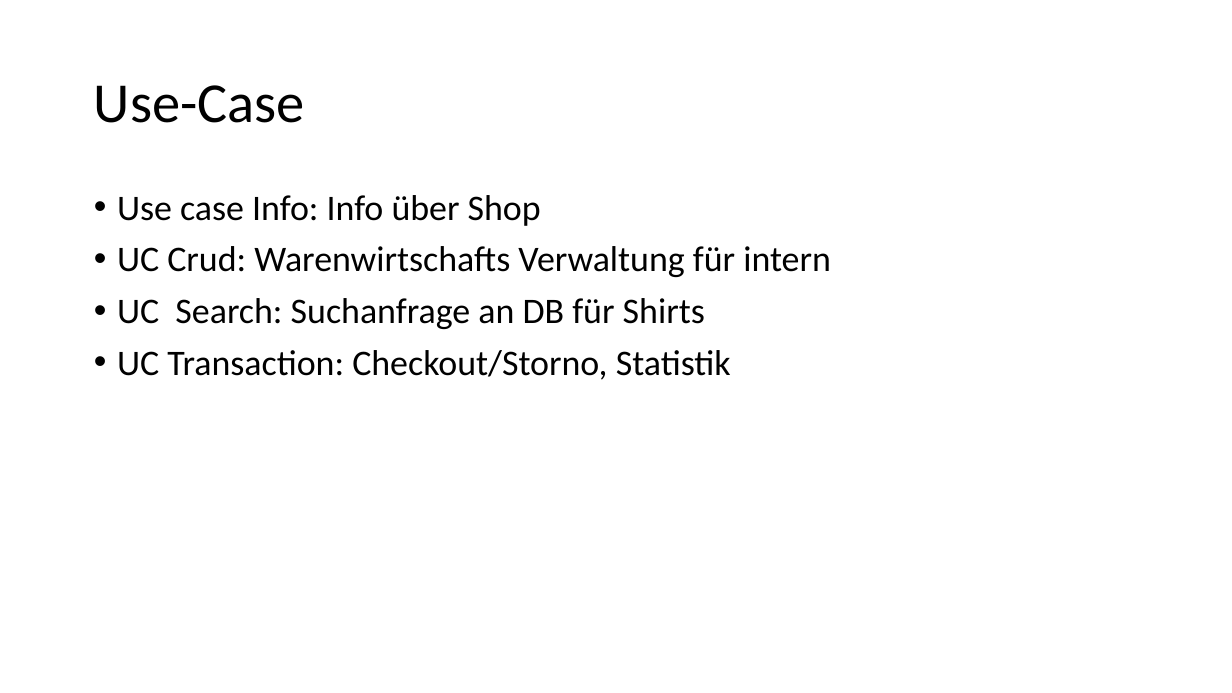
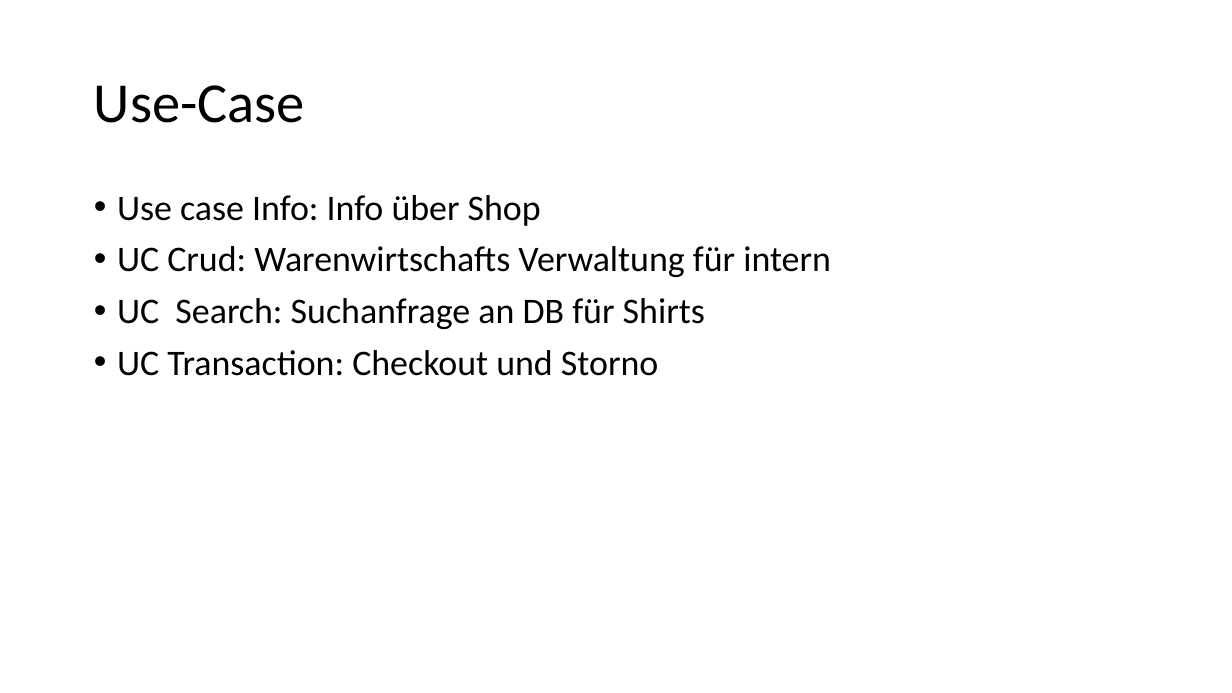
Before and after one commit to Sprayer115/render, a slide deck: slide 8 of Zusatz_Material/Web-Technologie.pptx. Drawn at 1232x693 pixels with LibreOffice and Linux fonts; fonts in the diff are those of the drawing. Boxes give left, top, right and bottom in pixels: in the first picture for what was removed or moved away, otherwise in the second. Text is boxed around its words. In the diff, an @@ line names an element or a change of style, - is before the commit and + after.

```diff
--- a/Zusatz_Material/Web-Technologie.pptx
+++ b/Zusatz_Material/Web-Technologie.pptx
@@ text at [117,350,658,376]: text changed @@
-• UC Transaction: Checkout/Storno, Statistik
+• UC Transaction: Checkout und Storno
```
Also in this commit, not shown: 3 other slides changed, 1 slide added.
